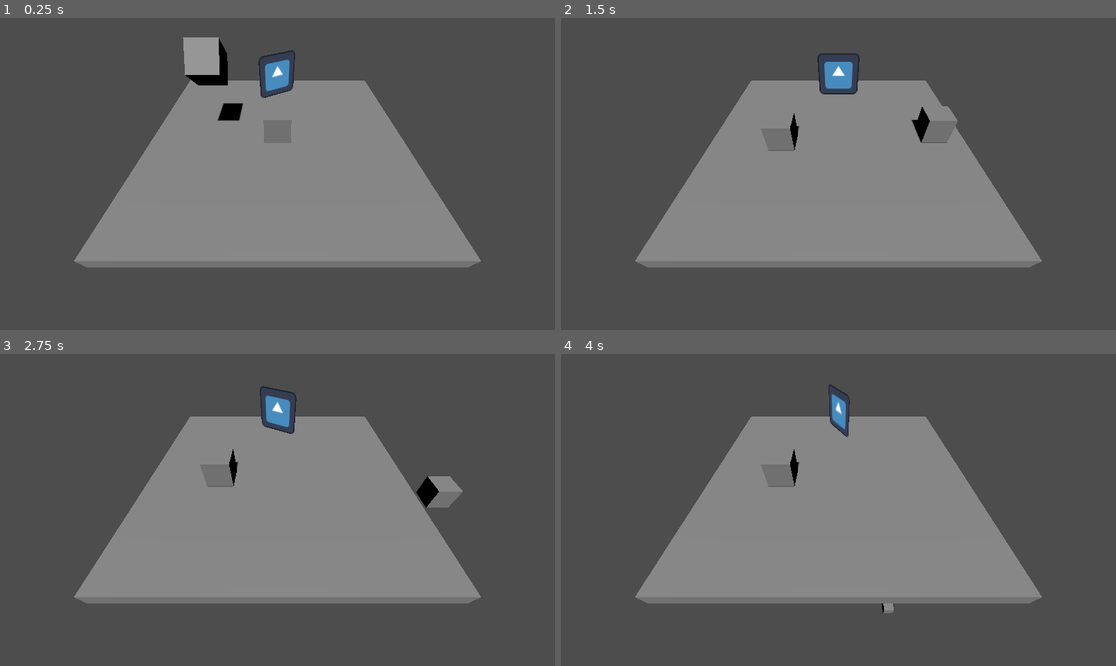
Above: before the commit, frames 1-4 (two rows, left to right).
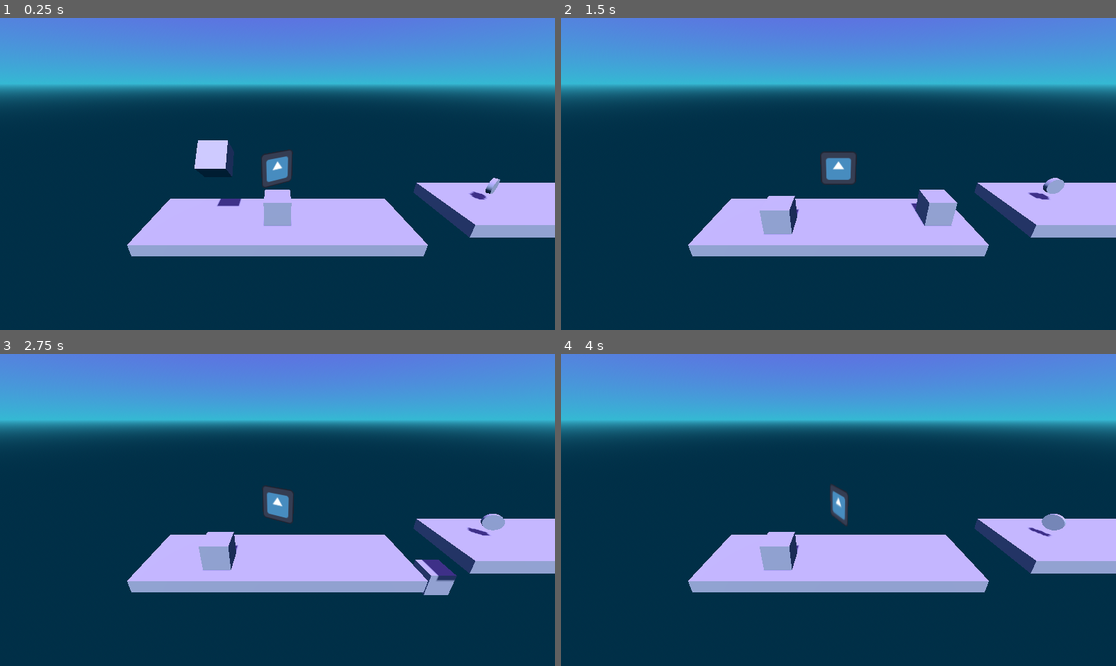
Above: after the commit, the same moments.

Repository: Gus700/TempoSlash
Game: Godot game, scene res://scenes/level_1.tscn
Two runs of this game, one before a commit and one after it. Both use one fixed random seed, a clock stepped at 60 frames per second and the inputs below. The project has no main scene, so this scene is started directly. The engine's default icon, where the game draws it, is replaced by a stand-in: a white triangle on a blue panel in a dark square.
Inputs:
- Up to frame 1 (0.25 s): no input
- Up to frame 2 (1.5 s): tap Enter (ui_accept) at 0.5, 0.77 s; hold Right (ui_right) 0.53-1.28 s; hold Down (ui_down) from 1.28 s (still down)
- Up to frame 3 (2.75 s): tap Enter (ui_accept) at 1.52 s; release Down (ui_down) at 2.03 s; hold Right (ui_right) from 2.03 s (still down)
- Up to frame 4 (4 s): release Right (ui_right) at 2.78 s; hold Up (ui_up) 2.78-3.53 s; tap Enter (ui_accept) at 3.02, 3.77 s; hold Left (ui_left) from 3.53 s (still down)

The runs differ from the first frame. In frame 1, 100% of the frame differs, in the area x 0-100%, y 0-100%; in frame 2, 100%; in frame 3, 100%; in frame 4, 100%.

Commit message:
added coin functionality and sky material

Diff:
--- a/scenes/coin.tscn
+++ b/scenes/coin.tscn
@@ -20,3 +20,5 @@
 [node name="CollisionShape3D" type="CollisionShape3D" parent="."]
 transform = Transform3D(1, 0, 0, 0, -4.37114e-08, -1, 0, 1, -4.37114e-08, 0, 0, 0)
 shape = SubResource("BoxShape3D_nd28l")
+
+[connection signal="body_entered" from="." to="." method="_on_body_entered"]
--- a/scenes/level_1.tscn
+++ b/scenes/level_1.tscn
@@ -1,34 +1,39 @@
-[gd_scene load_steps=7 format=3 uid="uid://cebys38ad2htc"]
+[gd_scene load_steps=11 format=3 uid="uid://cebys38ad2htc"]
 
 [ext_resource type="PackedScene" uid="uid://d2o5fc241gfxt" path="res://scenes/block.tscn" id="1_nnbqb"]
 [ext_resource type="PackedScene" uid="uid://clqlwdfxpgcsq" path="res://scenes/test_player.tscn" id="2_q3qyx"]
 [ext_resource type="Texture2D" uid="uid://bf4eky3dcd21b" path="res://icon.svg" id="3_8qm6k"]
 [ext_resource type="Script" path="res://scripts/icon.gd" id="4_pn0rj"]
+[ext_resource type="PackedScene" uid="uid://cpclle18mw2l4" path="res://scenes/coin.tscn" id="5_l3pkx"]
 
 [sub_resource type="BoxMesh" id="BoxMesh_p5xq7"]
-size = Vector3(10, 0.5, 10)
+size = Vector3(10, 0.5, 3)
 
 [sub_resource type="BoxShape3D" id="BoxShape3D_ajb33"]
-size = Vector3(10, 0.5, 10)
+size = Vector3(10, 0.5, 3)
+
+[sub_resource type="ProceduralSkyMaterial" id="ProceduralSkyMaterial_m1jun"]
+sky_top_color = Color(0.439216, 0.313726, 0.909804, 1)
+sky_horizon_color = Color(0.207843, 0.72549, 0.827451, 1)
+ground_bottom_color = Color(0.027451, 0.188235, 0.278431, 1)
+ground_horizon_color = Color(0.223529, 0.72549, 0.835294, 1)
+
+[sub_resource type="Sky" id="Sky_jc1cq"]
+sky_material = SubResource("ProceduralSkyMaterial_m1jun")
+
+[sub_resource type="Environment" id="Environment_fecmw"]
+background_mode = 2
+sky = SubResource("Sky_jc1cq")
+ambient_light_source = 3
 
 [node name="Level1" type="Node3D"]
 
 [node name="Camera3D" type="Camera3D" parent="."]
-transform = Transform3D(1, 0, 0, 0, 0.664292, 0.747474, 0, -0.747474, 0.664292, -9.53674e-07, 5.1466, 6.71253)
+transform = Transform3D(1, 0, 0, 0, 0.913865, 0.406019, 0, -0.406019, 0.913865, -9.53674e-07, 5.1466, 6.71253)
 
 [node name="DirectionalLight3D" type="DirectionalLight3D" parent="."]
 transform = Transform3D(1, 0, 0, 0, 0.565097, 0.825025, 0, -0.825025, 0.565097, 0, 9.60759, 0)
 shadow_enabled = true
-
-[node name="Floor" type="StaticBody3D" parent="DirectionalLight3D"]
-transform = Transform3D(1, 0, 0, 0, 0.565097, -0.825025, 0, 0.825025, 0.565097, 0, -5.57256, -8.13577)
-metadata/_edit_group_ = true
-
-[node name="MeshInstance3D" type="MeshInstance3D" parent="DirectionalLight3D/Floor"]
-mesh = SubResource("BoxMesh_p5xq7")
-
-[node name="CollisionShape3D" type="CollisionShape3D" parent="DirectionalLight3D/Floor"]
-shape = SubResource("BoxShape3D_ajb33")
 
 [node name="Block" parent="." instance=ExtResource("1_nnbqb")]
 transform = Transform3D(1, 0, 0, 0, 0.659516, -0.75169, 0, 0.75169, 0.659516, -2.15826, 3, 0)
@@ -40,3 +45,30 @@
 transform = Transform3D(1, 0, 0, 0, 1, 0, 0, 0, 1, 0, 2.37259, 0)
 texture = ExtResource("3_8qm6k")
 script = ExtResource("4_pn0rj")
+
+[node name="Floor" type="StaticBody3D" parent="."]
+transform = Transform3D(1, 0, 0, 0, 1, -2.98023e-08, 0, 2.98023e-08, 1, 0, 0, 0)
+metadata/_edit_group_ = true
+
+[node name="MeshInstance3D" type="MeshInstance3D" parent="Floor"]
+mesh = SubResource("BoxMesh_p5xq7")
+
+[node name="CollisionShape3D" type="CollisionShape3D" parent="Floor"]
+shape = SubResource("BoxShape3D_ajb33")
+
+[node name="Floor2" type="StaticBody3D" parent="."]
+transform = Transform3D(1, 0, 0, 0, 1, -5.96047e-08, 0, 5.96047e-08, 1, 11.2579, 0.818032, 0)
+metadata/_edit_group_ = true
+
+[node name="MeshInstance3D" type="MeshInstance3D" parent="Floor2"]
+mesh = SubResource("BoxMesh_p5xq7")
+skeleton = NodePath("../../Floor2")
+
+[node name="CollisionShape3D" type="CollisionShape3D" parent="Floor2"]
+shape = SubResource("BoxShape3D_ajb33")
+
+[node name="Coin" parent="." instance=ExtResource("5_l3pkx")]
+transform = Transform3D(1, 0, 0, 0, 1, 0, 0, 0, 1, 7.98394, 1.67651, 0)
+
+[node name="WorldEnvironment" type="WorldEnvironment" parent="."]
+environment = SubResource("Environment_fecmw")
--- a/scripts/coin.gd
+++ b/scripts/coin.gd
@@ -8,4 +8,8 @@
 
 # Called every frame. 'delta' is the elapsed time since the previous frame.
 func _process(delta):
-	pass
+	rotate_y(deg_to_rad(ROT_SPEED))
+
+
+func _on_body_entered(body):
+	queue_free()
Not shown: 2 places in scenes/coin.tscn that only renumber resources
